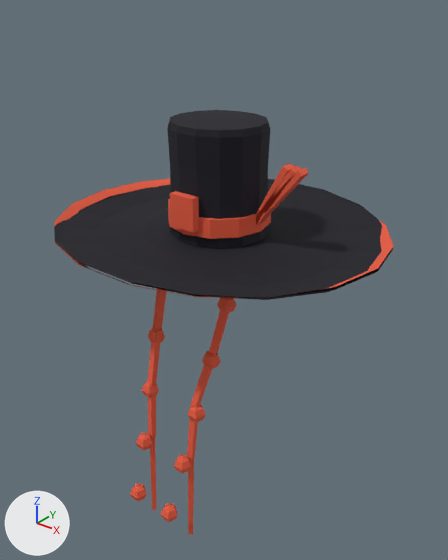
The glTF model assets3d/gear/gear_gat_t4.glb: old version first, new version second.
Camera for both pictures: a camera (50 mm lens) standing at (0.919, -1.128, 2.237) and looking at (-0.003, 0.024, 1.523). Lighting does not change. The marker at lower left points along +X, +Y and +Z. The first picture is the older version. Vertices at exactly the same position are counted once.

Script lines for the objects in view, before the commit:
```python
me_gear_gat_t4 = bpy.data.meshes.new('gear_gat_t4')
me_gear_gat_t4.from_pydata(...)  # 587 vertices, 1030 faces; spans x -0.43..0.43, y -0.381..0.381, z 0.86..1.947
# faces by material slot: [458, 572]
me_gear_gat_t4.materials.append(mat_m__1a1a24)  # black #13131f
me_gear_gat_t4.materials.append(mat_m__e85c41)  # red #e95c3f
ob_gear_gat_t4 = bpy.data.objects.new('gear_gat_t4', me_gear_gat_t4)
ob_gear_gat_t4.location = (0.0, 0.0, 0.0)
```
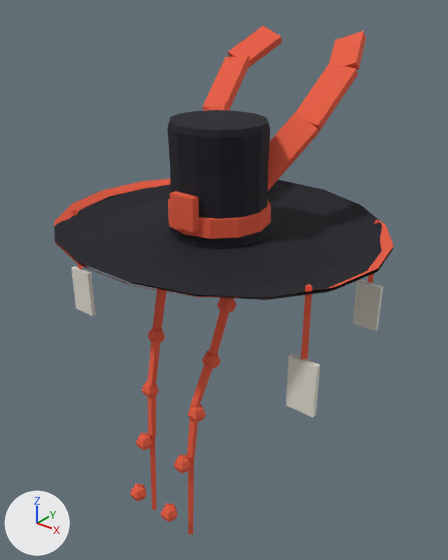
What differs and where, as boxes (x1, y1, x2, y2) in the pictures (448 x 560 px):
'gear_gat_t4', reshaped (20% taller)
    before: (54, 110, 394, 535)
    after: (54, 26, 394, 535)
part 1 of me_gear_gat_t4, added
    after: (286, 353, 320, 417)
part 2 of me_gear_gat_t4, added
    after: (71, 266, 95, 316)
part 3 of me_gear_gat_t4, added
    after: (353, 280, 383, 331)
part 4 of me_gear_gat_t4, built on
    before: (256, 163, 309, 225)
    after: (202, 26, 366, 191)
part 5 of me_gear_gat_t4, added
    after: (71, 209, 380, 359)

The change in detail:
Material 'M_#E4E0D4' (mat_m__e4e0d4) is new.
Its base color is (0.782, 0.752, 0.666) (white #e5e1d5).
Its roughness is 0.9.
me_gear_gat_t4 is used by ob_gear_gat_t4; location (0.0, 0.0, 0.0).
me_gear_gat_t4 had 587 vertices, 1030 faces and spanned x -0.43..0.43, y -0.381..0.381, z 0.86..1.947.
me_gear_gat_t4 now has 667 vertices, 1146 faces and spans x -0.43..0.43, y -0.381..0.394, z 0.86..2.121.
me_gear_gat_t4 part 1: a new loose piece, a box spanning x 0.325..0.395, y -0.166..-0.154, z 1.385..1.515, in mat_m__e4e0d4 (white #e5e1d5).
me_gear_gat_t4 part 2: a new loose piece, a box spanning x -0.395..-0.325, y -0.166..-0.154, z 1.385..1.515, in mat_m__e4e0d4 (white #e5e1d5).
me_gear_gat_t4 part 3: a new loose piece, a box spanning x 0.265..0.335, y 0.254..0.266, z 1.385..1.515, in mat_m__e4e0d4 (white #e5e1d5).
Part 4, on me_gear_gat_t4:
4 vertices are removed from x 0.229..0.241, y -0.015..0.015, z 1.859..1.868.
10 faces are deleted.
20 vertices move from x 0.095..0.224, y -0.015..0.015, z 1.689..1.871 to x 0.033..0.198, y 0.045..0.291, z 1.777..2.059.
28 vertices are added at x -0.198..0.156, y 0.045..0.394, z 1.777..2.121.
46 new faces join them, mat_m__e85c41 (red #e95c3f).
Part 5, on me_gear_gat_t4:
12 vertices are added at x -0.364..0.368, y -0.167..0.267, z 1.52.
12 new vertices lie (0.0, 0.0, 0.17) away from vertices in x -0.364..0.368, y -0.167..0.267, z 1.52.
32 new faces join them, mat_m__e85c41 (red #e95c3f).
Other edits to the shape of me_gear_gat_t4 do not show in these pictures.
me_gear_gat_t4 gains material mat_m__e4e0d4 (white #e5e1d5).
